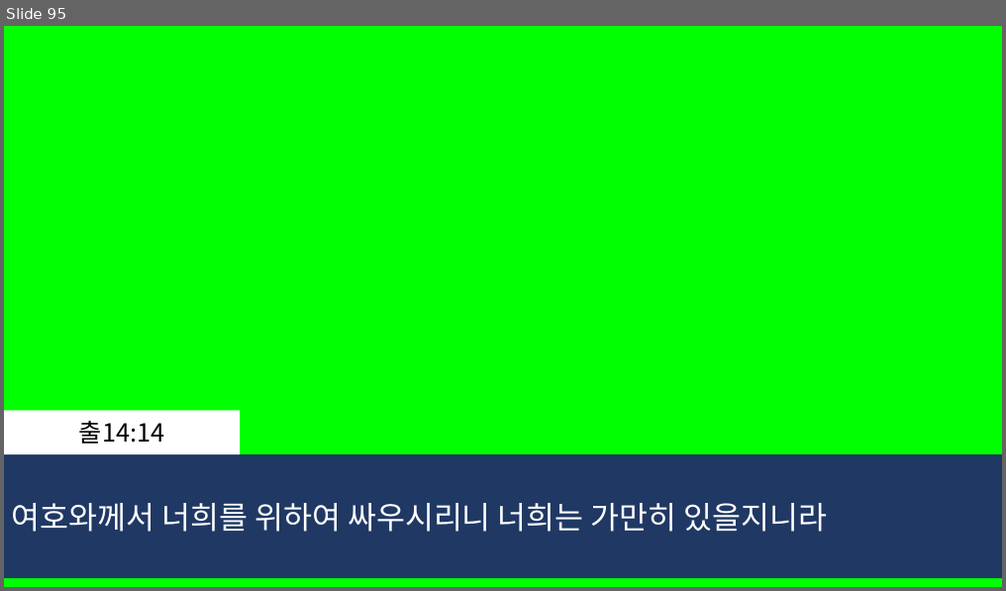
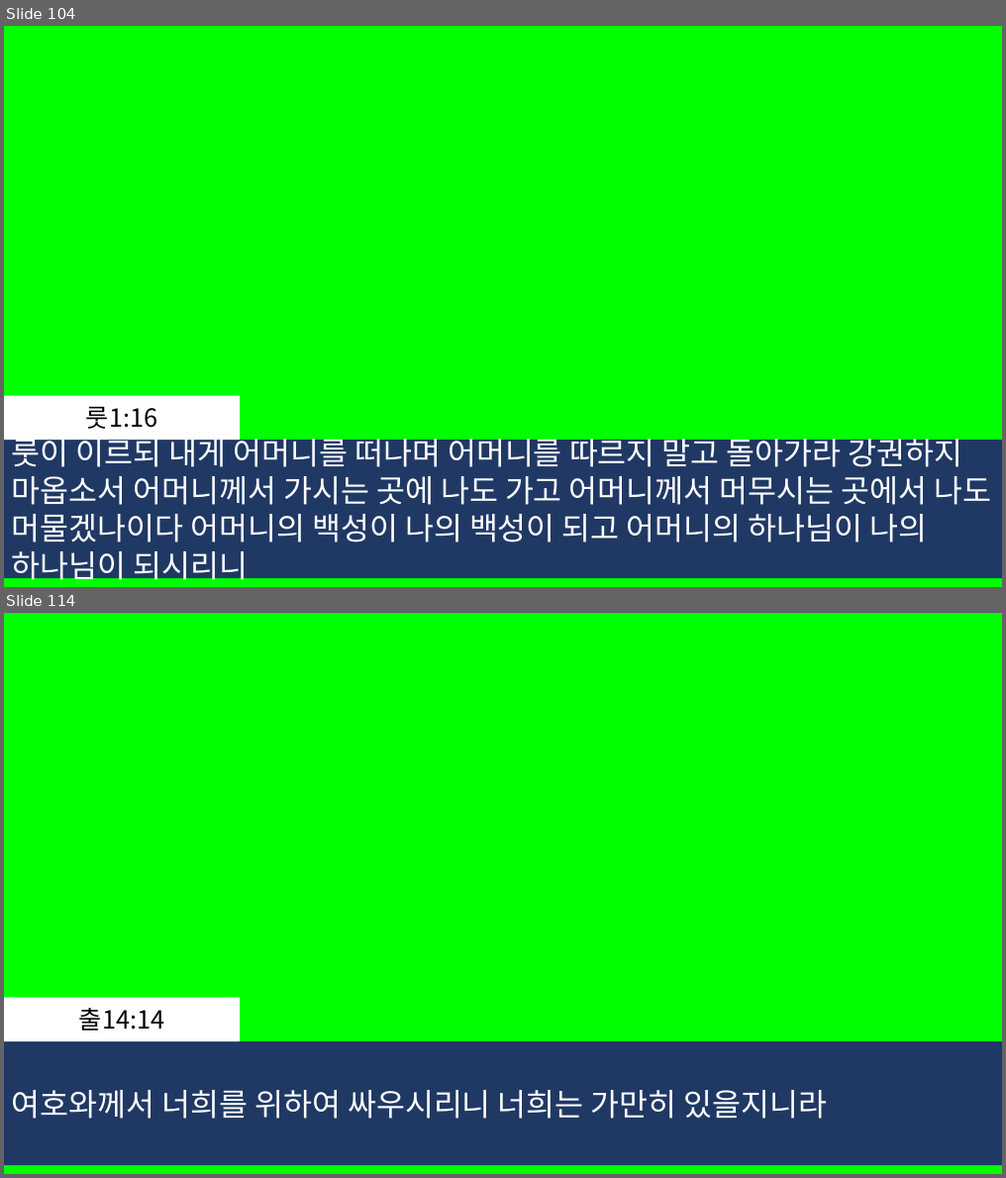
Before and after one commit to whizsavvy/evergreen_church, a slide deck: 2026-03-14_늘푸른교회_.pptx. Shown one above the other, each under a label of ours: slide 95 before the commit, slides 104 and 114 after it; the slides between them are not shown. The pictures are 1006x591 and 1006x1178 pixels, drawn with LibreOffice and Linux fonts; fonts in the diff are those of the drawing. Boxes give left, top, right and bottom in pixels: in the first picture for what was removed or moved away, otherwise in the second. Text is boxed around its words. In the diff, an @@ line names an element or a change of style, - is before the commit and + after.

```diff
--- a/2026-03-14_늘푸른교회_.pptx
+++ b/2026-03-14_늘푸른교회_.pptx
@@ slide 104 added at (4,26,1002,587), background #00FF00 @@
@@ rectangle added at (4,396,240,440), fill #FFFFFF, 24 pt, text #000000 @@
+룻1:16
@@ rectangle added at (4,440,1002,578), fill #203864, 30 pt, text #FFFFFF @@
+룻이 이르되 내게 어머니를 떠나며 어머니를 따르지 말고 돌아가라 강권하지
+마옵소서 어머니께서 가시는 곳에 나도 가고 어머니께서 머무시는 곳에서 나도
+머물겠나이다 어머니의 백성이 나의 백성이 되고 어머니의 하나님이 나의
+하나님이 되시리니
@@ what was slide 95 is now slide 114 @@
```
Also in this commit, not shown: 14 slides changed, 8 other slides added, 7 slides removed.
